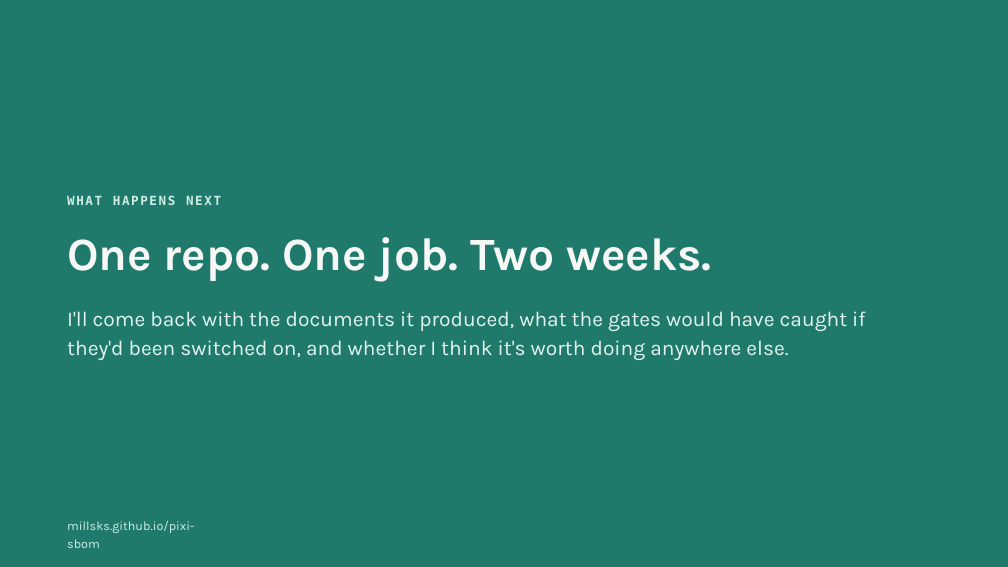
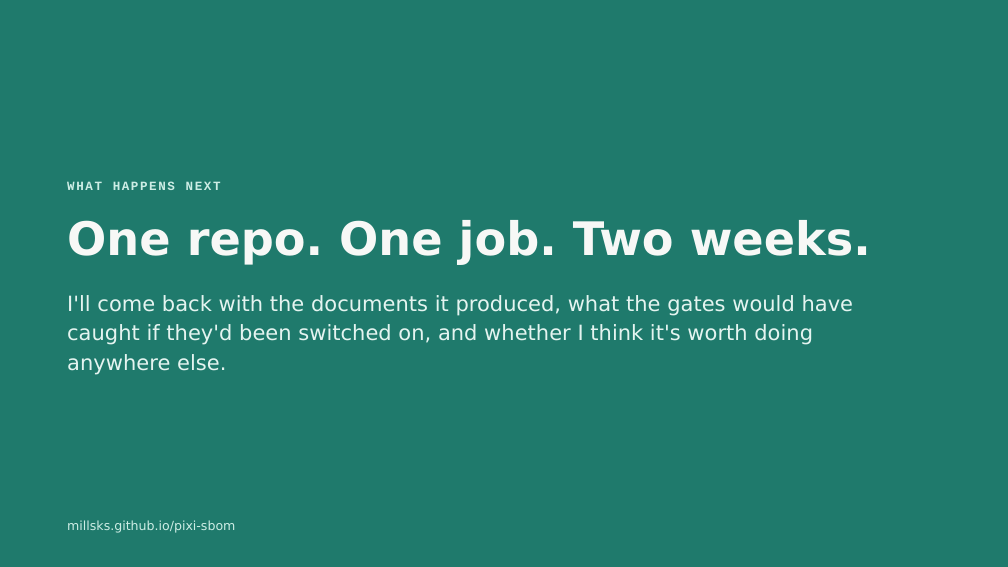
Before and after one commit to actions-marketplace-validations/millsks_pixi-sbom, a slide deck: slide 12 of docs/presentations/engineering-management/pixi-sbom-engineering.pptx. Drawn at 1008x567 pixels with LibreOffice and Linux fonts; fonts in the diff are those of the drawing. Boxes give left, top, right and bottom in pixels: in the first picture for what was removed or moved away, otherwise in the second. Text is boxed around its words. In the diff, an @@ line names an element or a change of style, - is before the commit and + after.

```diff
--- a/docs/presentations/engineering-management/pixi-sbom-engineering.pptx
+++ b/docs/presentations/engineering-management/pixi-sbom-engineering.pptx
@@ text "WHAT HAPPENS NEXT": place and size @@
-text "WHAT HAPPENS NEXT" at bbox=[67, 195, 221, 205]
+text "WHAT HAPPENS NEXT" at bbox=[67, 181, 221, 190]
@@ text "WHAT HAPPENS NEXT" at bbox=[67, 181, 221, 190]: font DejaVu Sans Mono to Courier New @@
@@ font Karla to DejaVu Sans in 3 elements at bbox=[67, 295, 854, 375], bbox=[67, 520, 235, 533], bbox=[67, 220, 871, 265] @@
@@ title "One repo. One job. Two ...": place and size @@
-title "One repo. One job. Two ..." at bbox=[67, 237, 712, 281]
+title "One repo. One job. Two ..." at bbox=[67, 220, 871, 265]
@@ text "I'll come back with the ...": place and size @@
-text "I'll come back with the ..." at bbox=[67, 311, 865, 360]
+text "I'll come back with the ..." at bbox=[67, 295, 854, 375]
```
Also in this commit, not shown: 10 other slides changed, 1 slide added, 1 slide removed, 16 other files.
